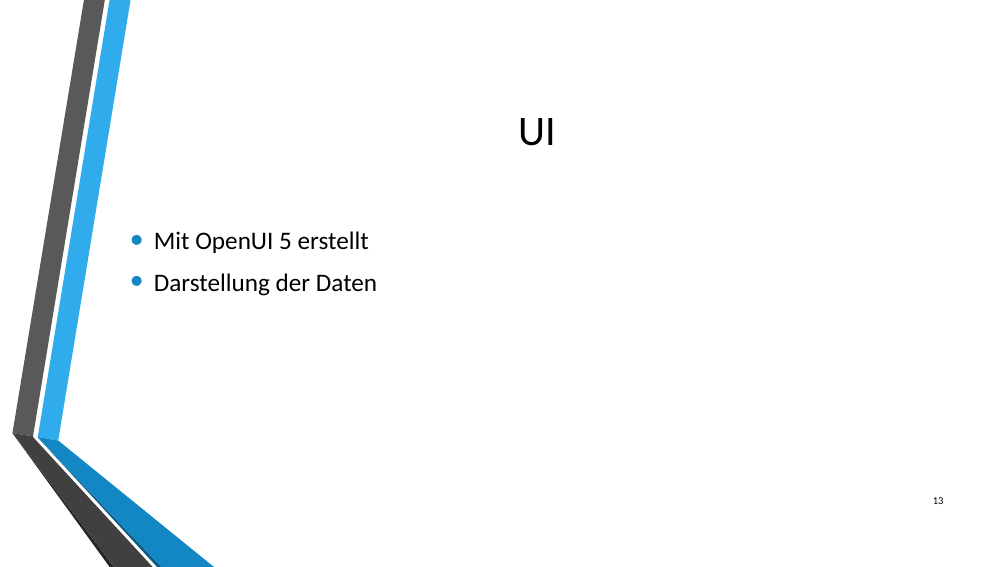
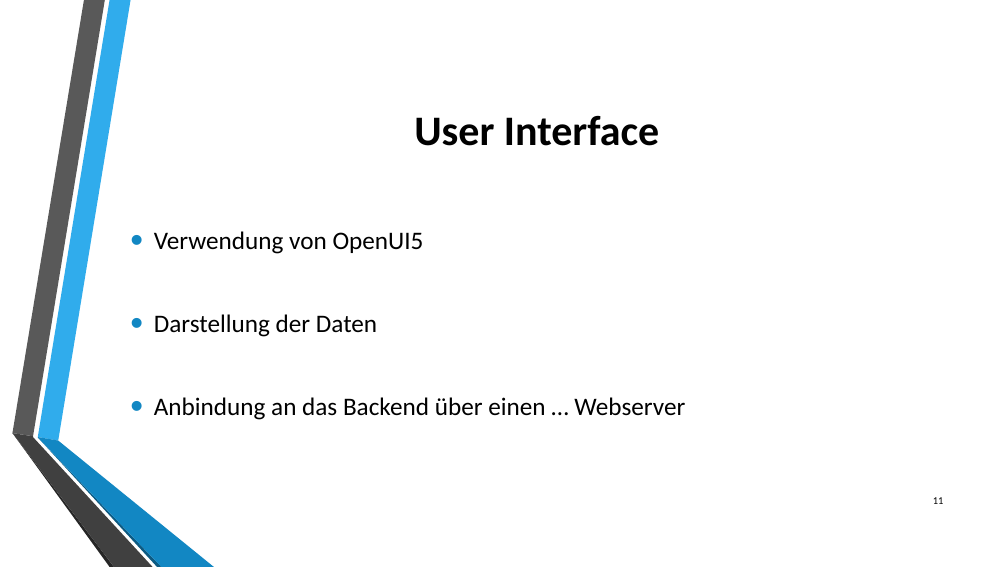
Before and after one commit to philipwagner1994/ProjectDHBW, a slide deck: slide 11 of Documentation/Projektpräsentationabschluss.pptx (slide 13 before the commit). Drawn at 1008x567 pixels with LibreOffice and Linux fonts; fonts in the diff are those of the drawing; background and template pictures are left out. Boxes give left, top, right and bottom in pixels: in the first picture for what was removed or moved away, otherwise in the second. Text is boxed around its words. In the diff, an @@ line names an element or a change of style, - is before the commit and + after.

```diff
--- a/Documentation/Projektpräsentationabschluss.pptx
+++ b/Documentation/Projektpräsentationabschluss.pptx
@@ title at (x1=414, y1=116, x2=659, y2=146): text changed; bold on @@
-UI
+User Interface
@@ text at (x1=154, y1=231, x2=424, y2=254): text changed @@
-• Mit OpenUI 5 erstellt
+• Verwendung von OpenUI5
@@ text at (x1=154, y1=397, x2=685, y2=420): paragraph added @@
+• Anbindung an das Backend über einen … Webserver
@@ page number at (x1=933, y1=497, x2=944, y2=504): text changed @@
-13
+11
```
Also in this commit, not shown: 9 other slides changed, 1 slide added, 2 slides removed.
